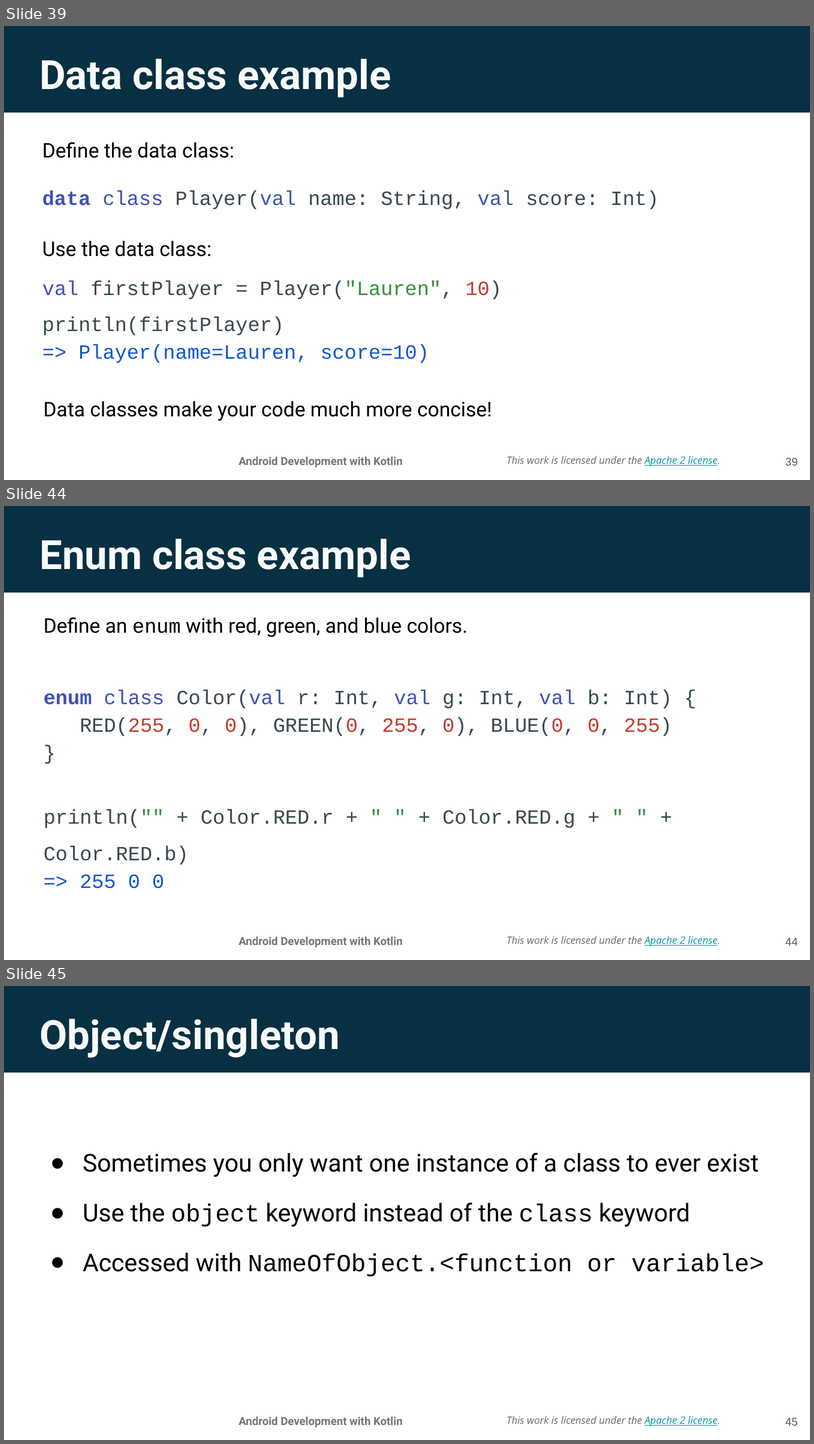
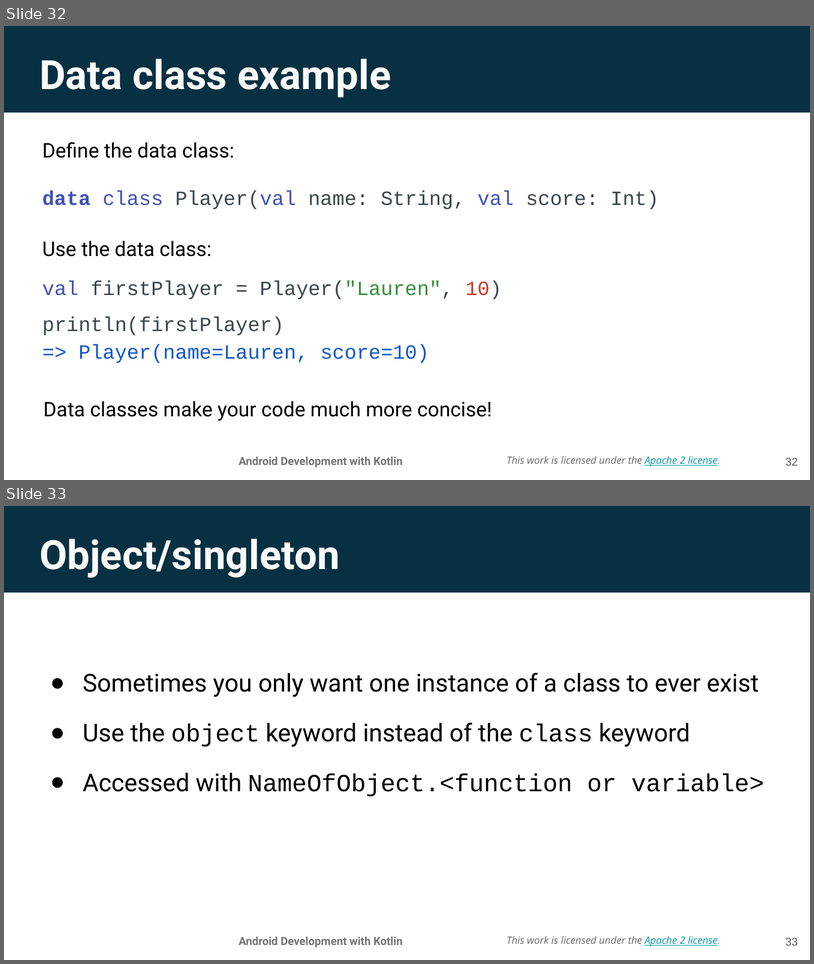
Before and after one commit to aadityaguptaa/Android-Bootcamp-PSNA, a slide deck: Day-0/Lesson 3_ Classes and objects.pptx. Shown one above the other, each under a label of ours: slides 39, 44 and 45 before the commit, slides 32 and 33 after it; the slides between them are not shown. The pictures are 814x1444 and 814x964 pixels, drawn with LibreOffice and Linux fonts; fonts in the diff are those of the drawing; background and template pictures are left out. Boxes give left, top, right and bottom in pixels: in the first picture for what was removed or moved away, otherwise in the second. Text is boxed around its words. In the diff, an @@ line names an element or a change of style, - is before the commit and + after.

```diff
--- a/Day-0/Lesson 3_ Classes and objects.pptx
+++ b/Day-0/Lesson 3_ Classes and objects.pptx
@@ slide 44 removed at <box>4,506,810,960</box>, background picture (left out); not listed: 3 template elements that a slide beside it also shows @@
@@ title removed at <box>39,538,411,577</box> @@
-Enum class example
@@ text removed at <box>44,617,468,637</box> @@
-Define an enum with red, green, and blue colors.
@@ text removed at <box>44,689,673,864</box> @@
-enum class Color(val r: Int, val g: Int, val b: Int) {
-RED(255, 0, 0), GREEN(0, 255, 0), BLUE(0, 0, 255)
-}
-println("" + Color.RED.r + " " + Color.RED.g + " " + Color.RED.b)
-=> 255 0 0
@@ page number removed at <box>786,937,798,945</box> @@
-44
@@ what was slide 39 is now slide 32 @@
@@ page number at <box>786,457,798,465</box>: text changed @@
-39
+32
@@ what was slide 45 is now slide 33 @@
@@ page number at <box>786,937,798,945</box>: text changed @@
-45
+33
```
Also in this commit, not shown: 11 other slides removed, 1 other file.
